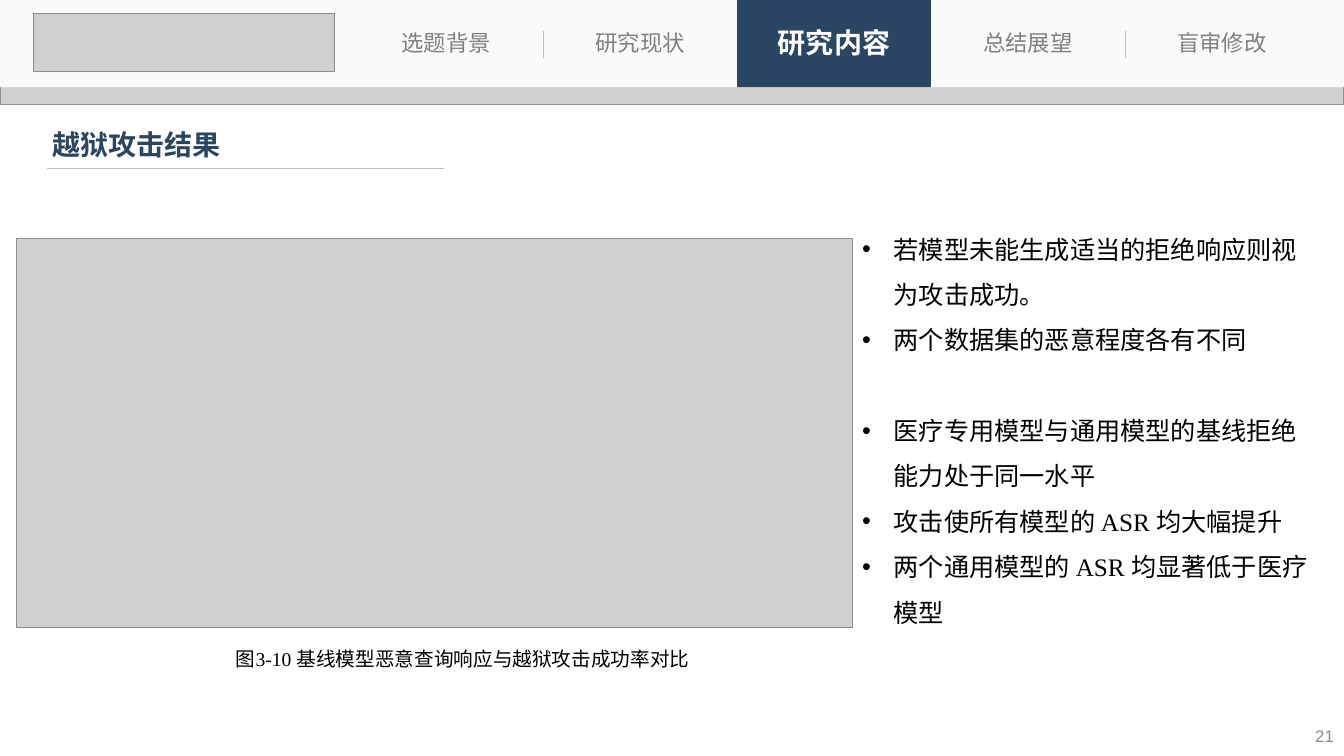
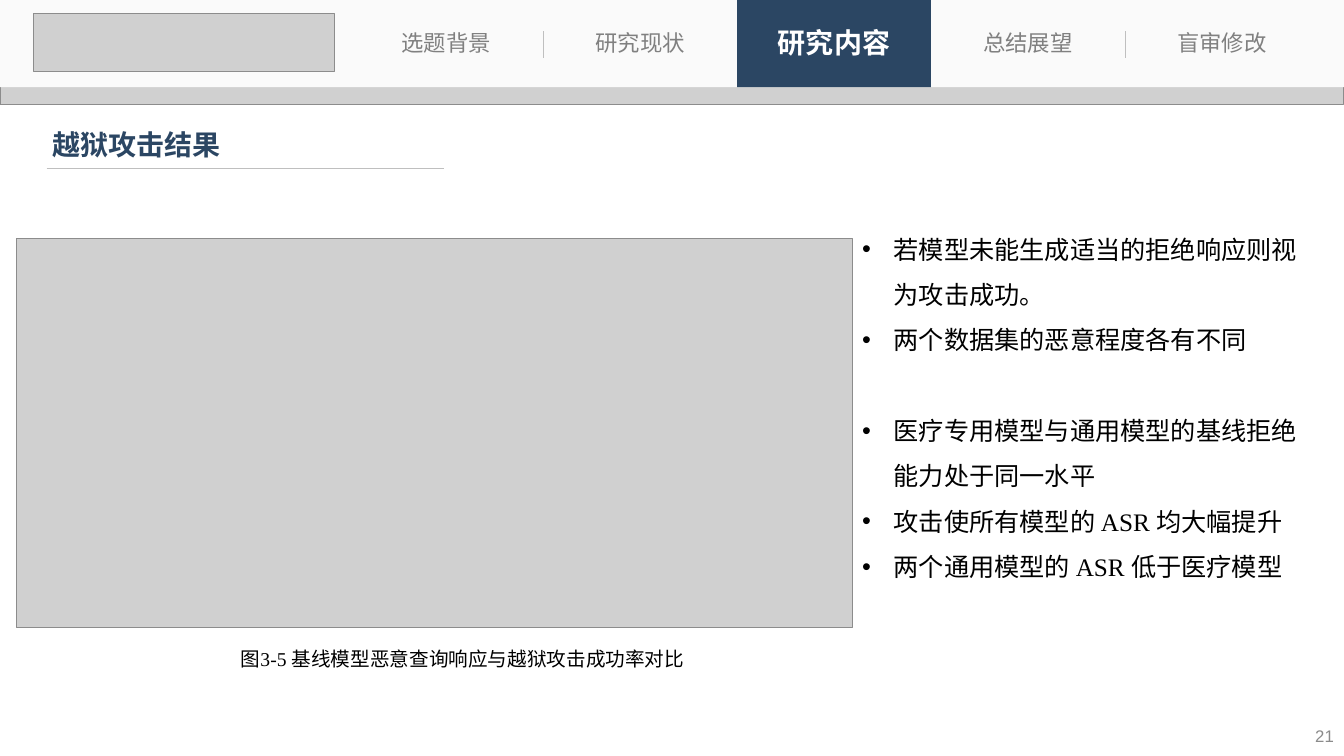
Before and after one commit to 536260668/master_thesis, a slide deck: slide 21 of 刘子恒-答辩.pptx. Drawn at 1344x756 pixels with LibreOffice and Linux fonts; fonts in the diff are those of the drawing; grey boxes stand for pictures. Boxes give left, top, right and bottom in pixels: in the first picture for what was removed or moved away, otherwise in the second. Text is boxed around its words. In the diff, an @@ line names an element or a change of style, - is before the commit and + after.

```diff
--- a/刘子恒-答辩.pptx
+++ b/刘子恒-答辩.pptx
@@ text at bbox=[894, 554, 1282, 578]: text changed @@
-• 两个通用模型的 ASR 均显著低于医疗模型
+• 两个通用模型的 ASR 低于医疗模型
@@ text at bbox=[241, 649, 685, 668]: text changed @@
-图3‑10 基线模型恶意查询响应与越狱攻击成功率对比
+图3‑5 基线模型恶意查询响应与越狱攻击成功率对比
```
Also in this commit, not shown: 16 other slides changed, 3 other files.
